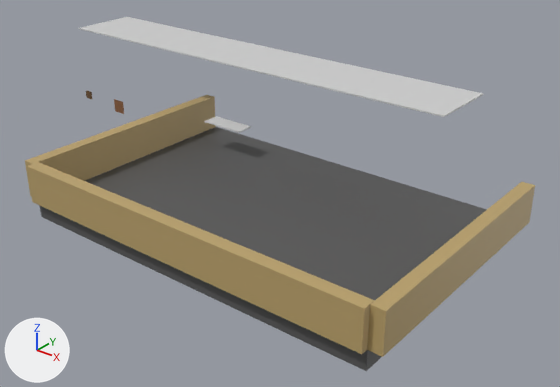
The Blender file Assets/Map/Sekolah/Ruangan/Kelas 1/Bangunan ruangan kelas.blend as it was, and as the next commit left it.
Camera for both pictures: a camera (50 mm lens) standing at (66.1, -93.4, 53.0) and looking at (-3.5, -6.4, -0.9). Arrows for +X, +Y and +Z are at lower left; the lights stay in place. The older version comes first.
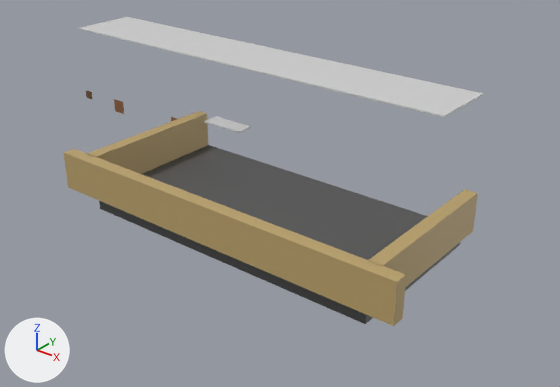
Boxes [x1, y1, x2, y2] around the edits, measured in the pictures (560 x 387 px):
'Cube.001', rescaled (19% narrower, 27% shorter)
    before: [40, 127, 487, 371]
    after: [99, 145, 460, 324]
'Cube', moved
    before: [27, 162, 375, 354]
    after: [64, 149, 406, 326]
'Cube.002', rescaled, moved
    before: [25, 95, 535, 357]
    after: [87, 111, 478, 287]

What the commit changed:
Object 'Cube' (ob_cube) moves from (0.0, -32.9, 3.0) to (0.0, -26.2, 3.0).
Object 'Cube.001' (ob_cube_001) is rescaled from (30.0, 20.0, 1.5) to (25.0, 12.5, 1.5).
Object 'Cube.002' (ob_cube_002) moves from (-31.0, -12.9, 3.0) to (-25.8, -12.9, 3.0).
Object 'Cube.002' (ob_cube_002) is rescaled from (20.0, 1.0, 3.0) to (12.5, 1.0, 3.0).
